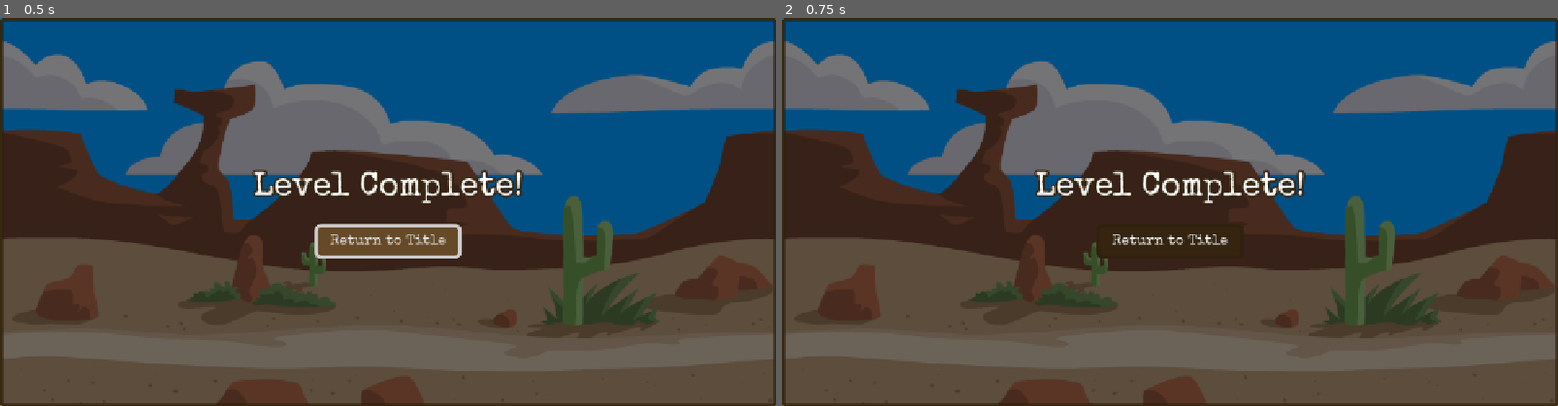
Above: before the commit, frames 1-2 (left to right).
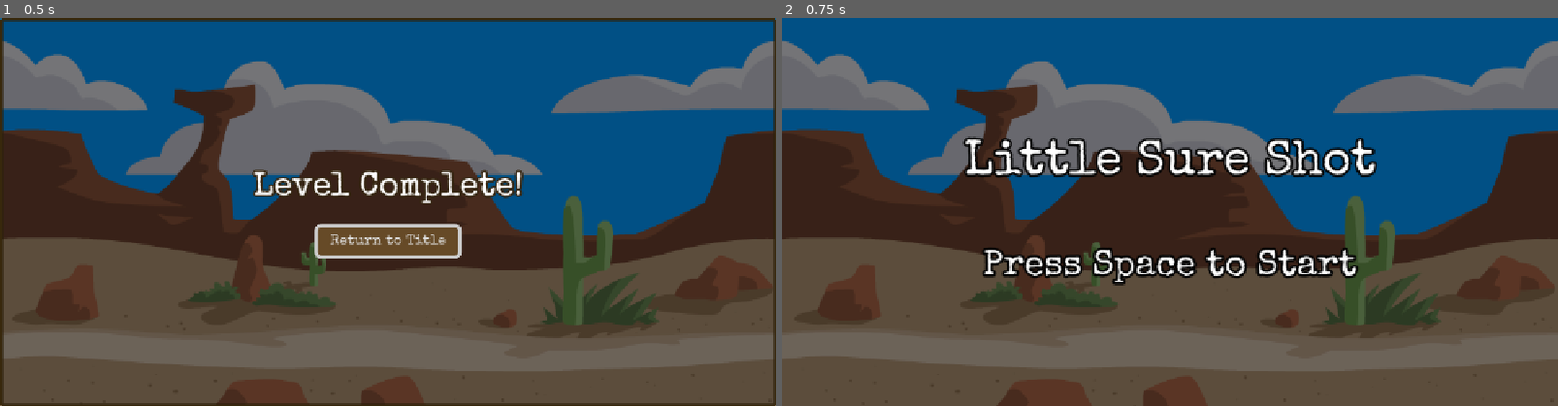
Above: after the commit, the same moments.

Repository: jenschrader/sdev248-group-project-2
Game: Godot game, scene res://scenes/ui/LevelComplete.tscn
The game is run twice, just before and just after one commit, with the same random seed, the same clock (stepped at 60 frames per second) and the same inputs. Before the commit the project has no main scene; this scene is started directly in both runs.
Inputs:
- Up to frame 1 (0.5 s): no input
- Up to frame 2 (0.75 s): click "Return to Title" at 0.5 s

Frame 1 is identical in both runs. In frame 2, 8.8% of the frame differs, in the area x 0-100%, y 0-100%.

Commit message:
Fixed signal connection for return to start

Diff:
--- a/group-project-2/project.godot
+++ b/group-project-2/project.godot
@@ -11,6 +11,7 @@
 [application]
 
 config/name="group-project-2"
+run/main_scene="uid://d2slwtf0xksl4"
 config/features=PackedStringArray("4.4", "Forward Plus")
 config/icon="res://icon.svg"
 
@@ -31,3 +32,8 @@
 "events": [Object(InputEventKey,"resource_local_to_scene":false,"resource_name":"","device":-1,"window_id":0,"alt_press …(195 unchanged characters)…
 ]
 }
+Play={
+"deadzone": 0.2,
+"events": [Object(InputEventKey,"resource_local_to_scene":false,"resource_name":"","device":-1,"window_id":0,"alt_pressed":false,"shift_pressed":false,"ctrl_pressed":false,"meta_pressed":false,"pressed":false,"keycode":0,"physical_keycode":32,"key_label":0,"unicode":32,"location":0,"echo":false,"script":null)
+]
+}
--- a/group-project-2/scenes/ui/LevelComplete.tscn
+++ b/group-project-2/scenes/ui/LevelComplete.tscn
@@ -61,3 +61,5 @@
 size_flags_horizontal = 4
 theme = ExtResource("1_3rktr")
 text = "Return to Title"
+
+[connection signal="pressed" from="Panel/CenterContainer/VBoxContainer/Button" to="." method="_on_button_pressed"]
--- a/group-project-2/scripts/ui/level_complete.gd
+++ b/group-project-2/scripts/ui/level_complete.gd
@@ -1,4 +1,4 @@
 extends Control
 
-func _on_return_to_title_pressed():
+func _on_button_pressed() -> void:
 	get_tree().change_scene_to_file("res://scenes/ui/StartScreen.tscn")
